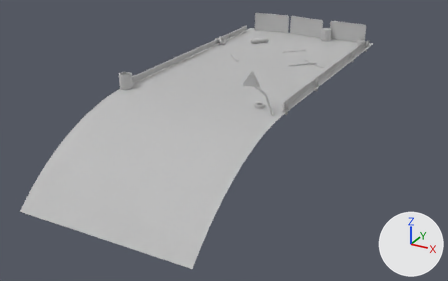
One commit to the FBX model Assets/Meshes/Track/Track_Start.fbx: the scene before it, then after it.
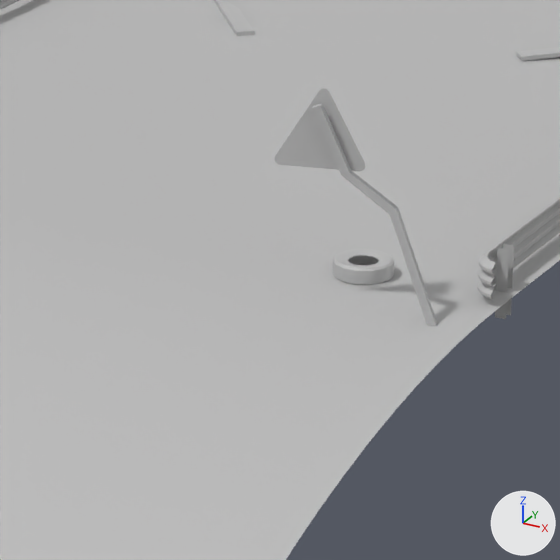
The first picture shows the older version from a 50 mm camera at (25.8, -96.6, 25.7) aimed at (-9.9, -31.6, -6.8). The close-ups show both versions on the part from 43% to 66% of the width and 19% to 57% of the height of that picture; other places that the commit changed are outside them. Lighting does not change. The marker at lower right points along +X, +Y and +Z. Where no turn or scale is listed for an object, it has been applied to the vertices. Vertices at the same position are counted once.

Objects in the first close-up: 'Track_Start'.
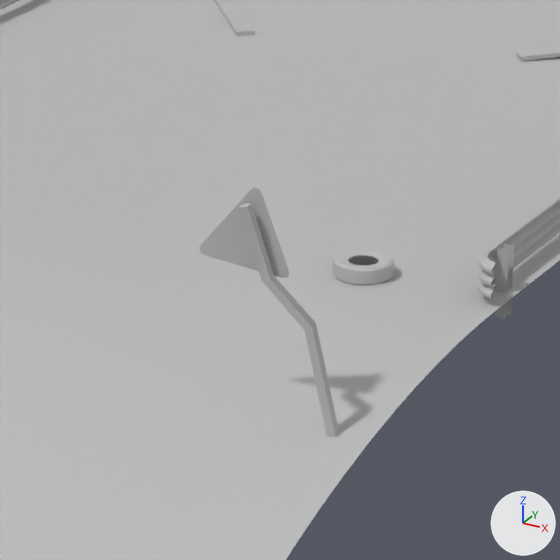
Boxes [x1, y1, x2, y2] around the edits, measured in the close-ups (560 x 560 px; the box of a moved part takes in the faces that stretch with it):
part 1 of me_mesh, moved or reshaped
    before: [274, 89, 365, 171]
    after: [199, 188, 289, 278]
part 2 of me_mesh, moved or reshaped
    before: [312, 103, 437, 326]
    after: [239, 203, 339, 437]
part 3 of me_mesh, surface changed
    both: [197, 86, 462, 440]

Diff of the bpy script that builds the scene:
```diff
--- a/Assets/Meshes/Track/Track_Start.fbx.py
+++ b/Assets/Meshes/Track/Track_Start.fbx.py
@@ img_barrel_2_base_color_png @@
+img_barrel_2_base_color_png = load_image('Barrel_2_Base_Color.png', '../../Textures/Props/Barrel2/Barrel_2_Base_Color.png', 512, 512, 'sRGB')
@@ mat_proptank_2 @@
+mat_proptank_2 = principled_material('Proptank_2')
+mat_proptank_2.base_color = (0.5, 0.5, 0.5)  # grey #bcbcbc
+mat_proptank_2.roughness = 0.749
@@ mat_woodblank @@
+mat_woodblank = principled_material('Woodblank')
+mat_woodblank.base_color = (0.5, 0.5, 0.5)  # grey #bcbcbc
@@ mat_tire @@
+mat_tire = principled_material('tire')
+mat_tire.base_color = (0.5, 0.5, 0.5)  # grey #bcbcbc
+mat_tire.roughness = 0.749
@@ mat_barrel_2 @@
+mat_barrel_2 = principled_material('Barrel_2')
+mat_barrel_2.texture = img_barrel_2_base_color_png
+mat_barrel_2.roughness = 0.749
@@ me_mesh @@
 # used by ob_track_start; location = (0.0, 0.0, 0.0)
-me_mesh.from_pydata(...)  # 5662 vertices, 5303 faces; spans x -22.2..0.0, y -55.7..0.0, z -8.6..4.9
+me_mesh.from_pydata(...)  # 5640 vertices, 5283 faces; spans x -22.2..8.2, y -55.7..0.6, z -8.6..4.2
+# me_mesh part 1: the loose piece of 12 vertices spanning x -4.5..-2.6, y -37.1..-36.5, z 3.1..4.9 is multiplied about its middle by the matrix ((0.968, 0.209, 0.137), (-0.201, 0.977, -0.07), (-0.149, 0.04, 0.988)), then moved by (0.7, -4.7, -0.6), in mat_metalfence_stand1 (grey #bcbcbc)
+# me_mesh part 2: the loose piece of 16 vertices spanning x -3.7..-0.6, y -37.1..-36.3, z -0.5..4.6 is multiplied about its middle by the matrix ((0.968, 0.209, 0.137), (-0.201, 0.977, -0.07), (-0.149, 0.04, 0.988)), then moved by (0.4, -4.9, -0.8), in mat_metalfence_stand1 (grey #bcbcbc)
+# me_mesh part 3: 22 kept faces spanning x -22.0..0.0, y -55.7..0.0, z -8.6..0.0 get new texture (UV) coordinates
 me_mesh.materials.append(mat_steelfence)
@@ me_mesh @@
 me_mesh.materials.append(mat_metalfence_stand1)
+me_mesh.materials.append(mat_proptank_2)  # grey #bcbcbc
+me_mesh.materials.append(mat_tire)  # grey #bcbcbc
+me_mesh.materials.append(mat_barrel_2)  # picture img_barrel_2_base_color_png
+me_mesh.materials.append(mat_woodblank)  # grey #bcbcbc
```
